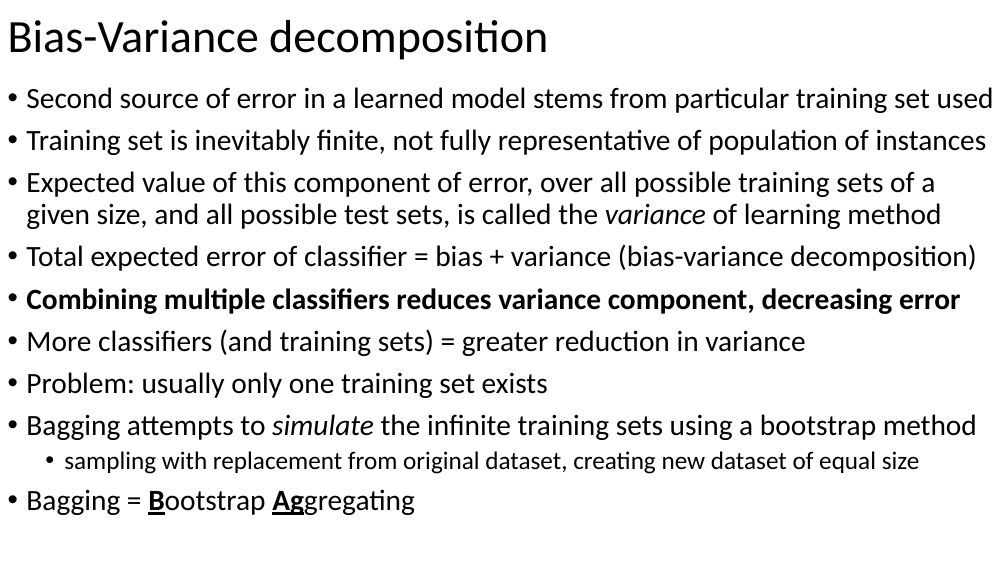
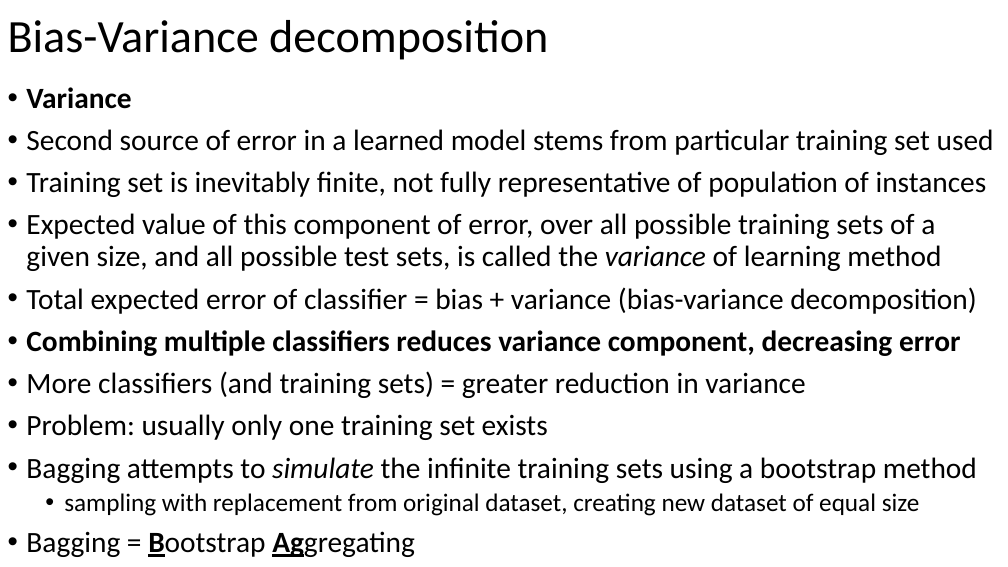
Before and after one commit to russellu/cs405, a slide deck: slide 6 of Lecture_25.pptx (slide 5 before the commit). Drawn at 1008x567 pixels with LibreOffice and Linux fonts; fonts in the diff are those of the drawing. Boxes give left, top, right and bottom in pixels: in the first picture for what was removed or moved away, otherwise in the second. Text is boxed around its words. In the diff, an @@ line names an element or a change of style, - is before the commit and + after.

```diff
--- a/Lecture_25.pptx
+++ b/Lecture_25.pptx
@@ text at (26, 87, 131, 109): paragraph added @@
+• Variance
```
Also in this commit, not shown: 8 other slides changed, 2 slides added, 1 other file.
